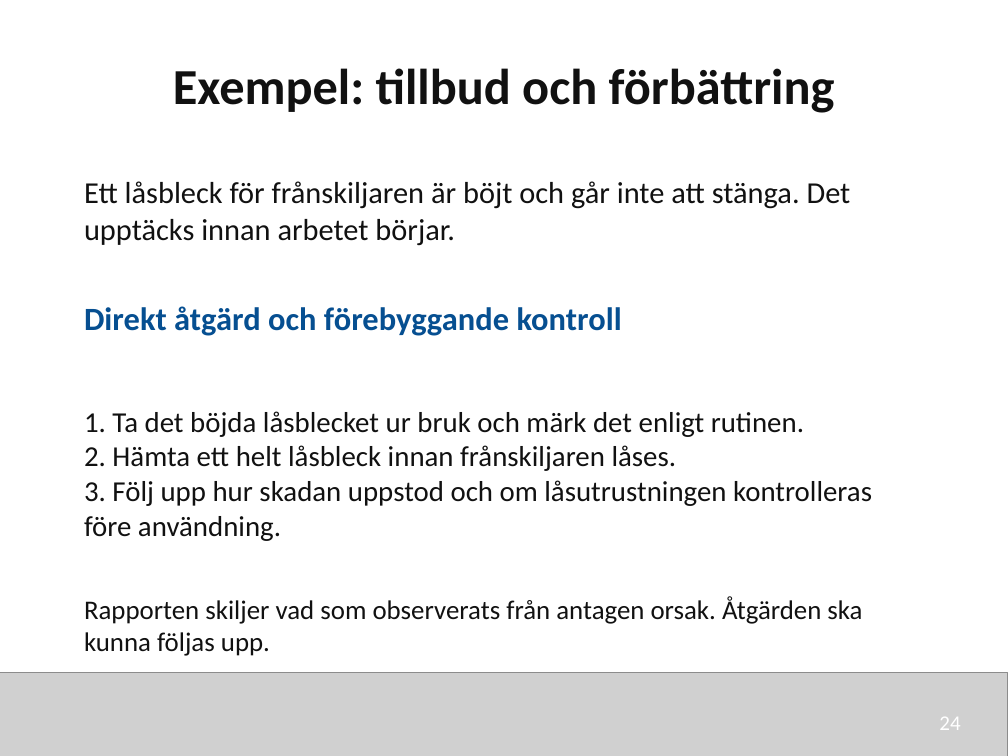
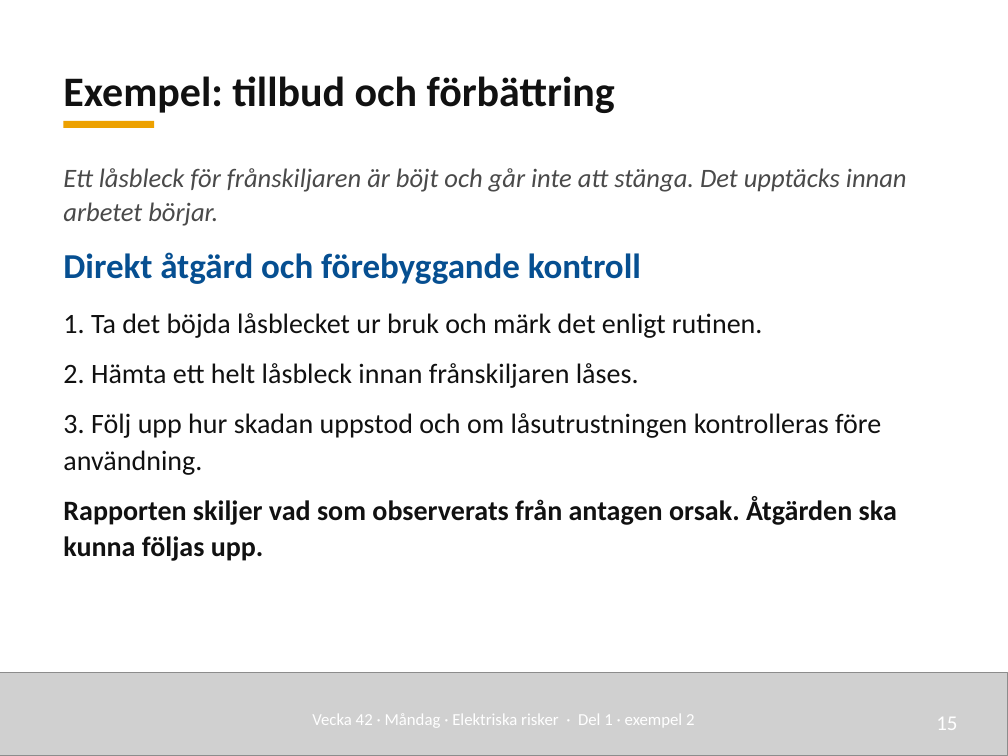
Before and after one commit to nj22az/nj22az.github.io, a slide deck: slide 15 of sjoskolan/vecka-42/aktuell/v42_01_Elektriska_risker_elev.pptx (slide 24 before the commit). Drawn at 1008x756 pixels with LibreOffice and Linux fonts; fonts in the diff are those of the drawing; grey boxes stand for pictures. Boxes give left, top, right and bottom in pixels: in the first picture for what was removed or moved away, otherwise in the second. Text is boxed around its words. In the diff, an @@ line names an element or a change of style, - is before the commit and + after.

```diff
--- a/sjoskolan/vecka-42/aktuell/v42_01_Elektriska_risker_elev.pptx
+++ b/sjoskolan/vecka-42/aktuell/v42_01_Elektriska_risker_elev.pptx
@@ text "Exempel: tillbud och förbättring": place and size @@
-text "Exempel: tillbud och förbättring" at box(173, 68, 835, 113)
+text "Exempel: tillbud och förbättring" at box(63, 76, 615, 113)
@@ text "Exempel: tillbud och förbättring" at box(63, 76, 615, 113): size 36 to 30 pt; alignment centre to left; line spacing 1 to 1.08; vertical alignment top to bottom @@
@@ rectangle added at box(64, 121, 154, 128), fill #EDA100 @@
@@ text "Ett låsbleck för frånskiljaren är ...": place and size @@
-text "Ett låsbleck för frånskiljaren är ..." at box(84, 411, 872, 541)
+text "Ett låsbleck för frånskiljaren är ..." at box(63, 168, 907, 561)
@@ text at box(63, 168, 907, 284): paragraphs added @@
+Ett låsbleck för frånskiljaren är böjt och går inte att stänga. Det upptäcks innan arbetet börjar.
+Direkt åtgärd och förebyggande kontroll
@@ text removed at box(84, 181, 851, 246) @@
-Ett låsbleck för frånskiljaren är böjt och går inte att stänga. Det upptäcks innan arbetet börjar.
@@ text at box(63, 313, 881, 475): size 20.6 to 20 pt in "1. Ta det böjda låsblecket ur bruk ...", "2. Hämta ett helt låsbleck innan frånskiljaren ...", "3. Följ upp hur skadan uppstod och ..."; line spacing 1 to 1.08; more space between paragraphs @@
@@ text removed at box(84, 306, 622, 336) @@
-Direkt åtgärd och förebyggande kontroll
@@ text at box(63, 497, 897, 561): paragraph added @@
+Rapporten skiljer vad som observerats från antagen orsak. Åtgärden ska kunna följas upp.
@@ text removed at box(84, 596, 862, 656) @@
-Rapporten skiljer vad som observerats från antagen orsak. Åtgärden ska kunna följas upp.
@@ text added at box(312, 714, 694, 727), 12 pt, text #FFFFFF @@
+Vecka 42 · Måndag · Elektriska risker · Del 1 · exempel 2
@@ text added at box(936, 717, 957, 730), 15 pt, text #FFFFFF @@
+15
@@ text removed at box(939, 717, 960, 730) @@
-24
```
Also in this commit, not shown: 8 other slides changed, 11 slides added, 27 slides removed, 59 other files.
